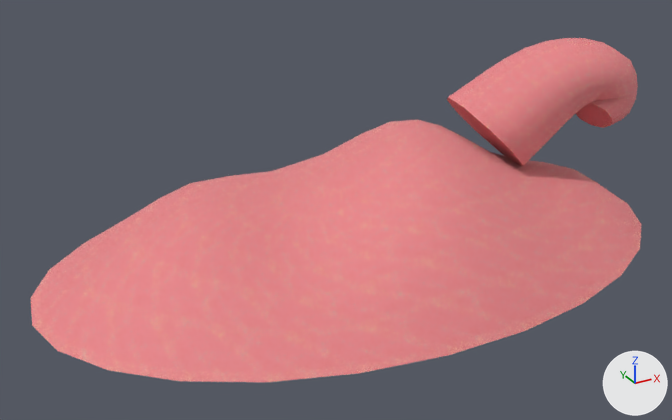
One commit to the glTF model roblox-winter-props/glb/SnowDrift.glb: the scene before it, then after it.
Before and after are seen from a 50 mm lens placed at (-6.2, -10.36, 5.82), pointed at (-0.51, -0.02, 0.65). The axes (+X, +Y, +Z) are drawn at lower right. The lights are the same throughout. The older version comes first. Vertices at exactly the same position are counted once.

Before the edit, the objects in view are built like this:
```python
me_snowdrift_main = bpy.data.meshes.new('SnowDrift_Main')
me_snowdrift_main.from_pydata(...)  # 356 vertices, 704 faces; spans x -4.71..4.71, y -2.98..2.98, z 0.0..2.51
me_snowdrift_main.materials.append(mat_winterpalette)  # picture img_winterpalette
ob_snowdrift = bpy.data.objects.new('SnowDrift', me_snowdrift_main)
ob_snowdrift.location = (0.0, 0.0, 0.0)
```
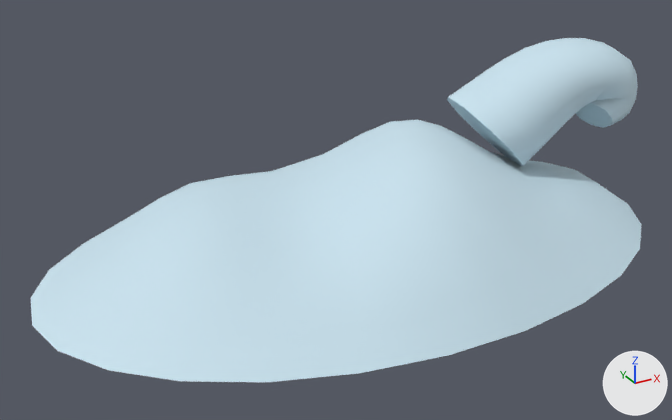
What the commit changed:
me_snowdrift_main has 356 vertices, 704 faces and spans x -4.71..4.71, y -2.98..2.98, z 0.0..2.51.
me_snowdrift_main is used by ob_snowdrift; location (0.0, 0.0, 0.0).
me_snowdrift_main part 1: texture (UV) coordinates of 704 of 704 faces, centred in x -4.44..4.67, y -2.84..2.84, z 0.0..2.5, changed; they spanned u 0.31..0.31, v 0.88..0.88 and now span u 0.16..0.16, v 0.97..0.97.

Pixel boxes [x1, y1, x2, y2] of what changed, in the pictures (672 x 420 px):
'SnowDrift', surface changed (pink to white): [31, 38, 641, 382] in both
